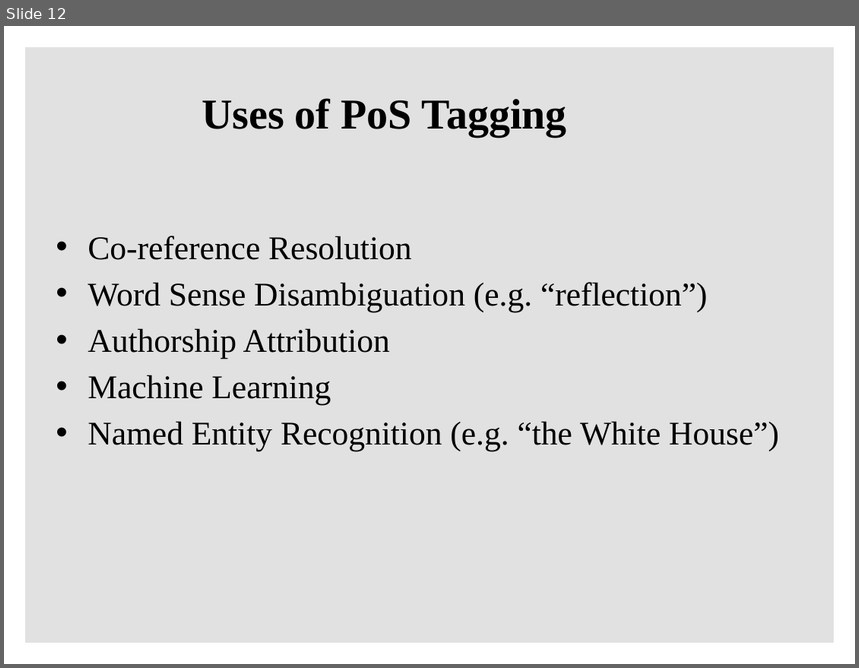
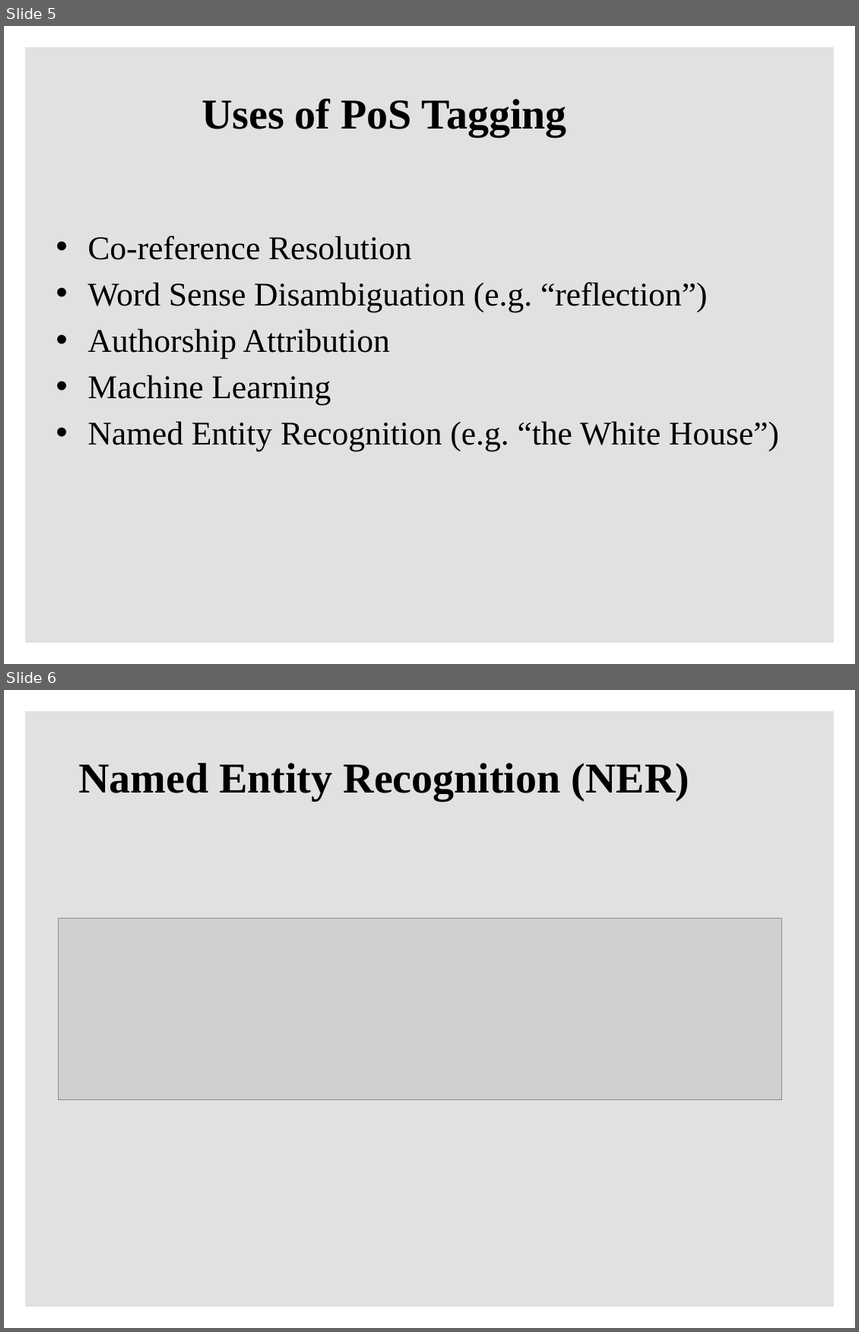
Before and after one commit to ClaudiaECarroll/intro_text_analysis, a slide deck: 2_bag_of_words/text_analysis_2.pptx. Shown one above the other, each under a label of ours: slide 12 before the commit, slides 5 and 6 after it. The pictures are 859x668 and 859x1332 pixels, drawn with LibreOffice and Linux fonts; fonts in the diff are those of the drawing; grey boxes stand for pictures; background and template pictures are left out. Boxes give left, top, right and bottom in pixels: in the first picture for what was removed or moved away, otherwise in the second. Text is boxed around its words. In the diff, an @@ line names an element or a change of style, - is before the commit and + after.

```diff
--- a/2_bag_of_words/text_analysis_2.pptx
+++ b/2_bag_of_words/text_analysis_2.pptx
@@ slide 6 added at bbox=[4, 690, 855, 1328], background #FFFFFF; not listed: 1 template element that a slide beside it also shows @@
@@ title added at bbox=[78, 763, 690, 801], 36 pt, text #000000, bold @@
+Named Entity Recognition (NER)
@@ picture added at bbox=[59, 918, 782, 1100] @@
@@ what was slide 12 is now slide 5 @@
```
Also in this commit, not shown: 2 slides changed, 1 other slide added, 8 slides removed, 6 other files.
